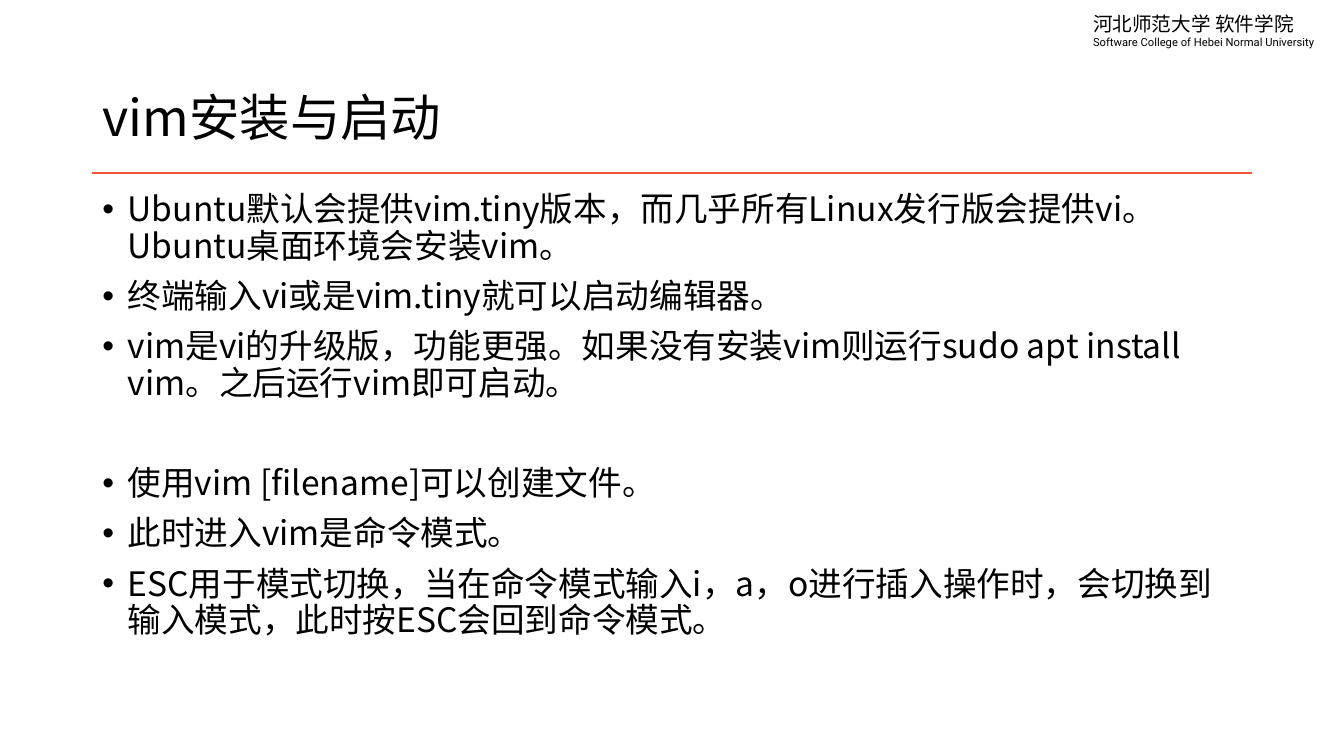
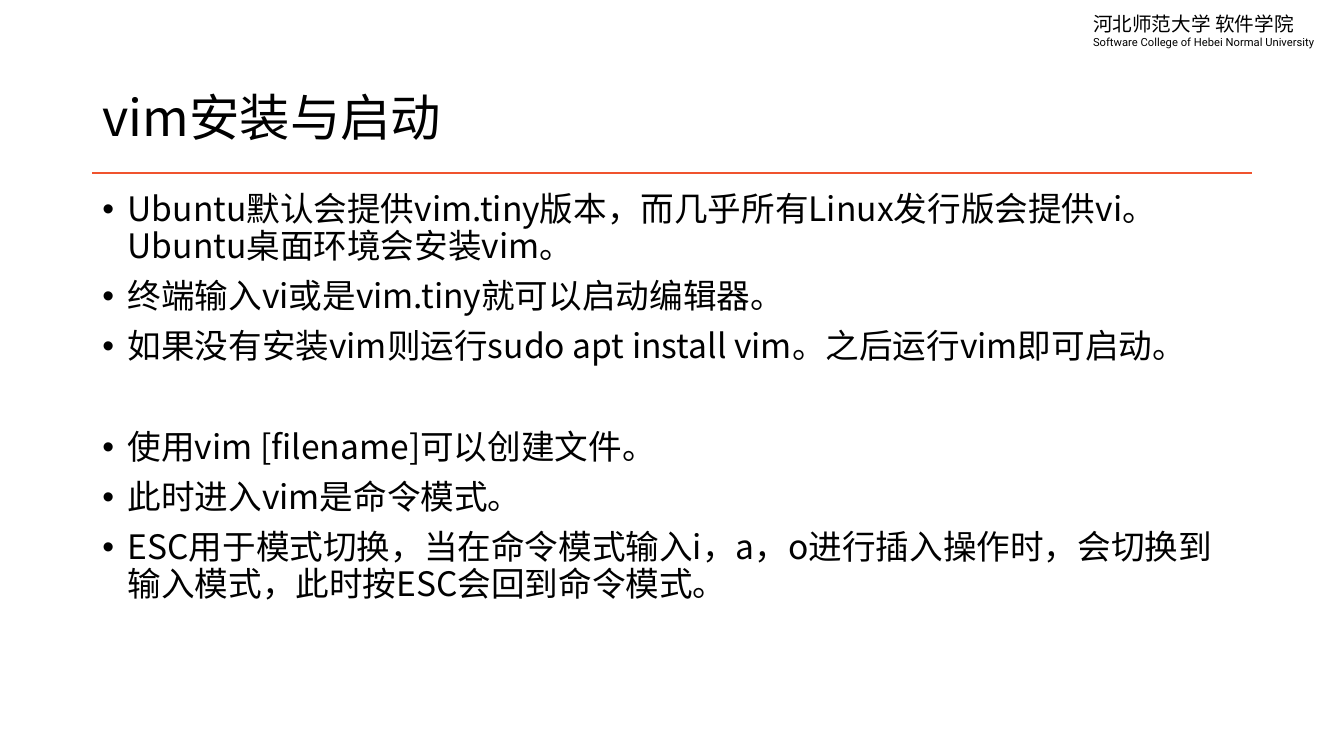
Before and after one commit to edu2act/course-linux-system, a slide deck: slide 5 of materials/slides/ch07-edit-file.pptx. Drawn at 1344x756 pixels with LibreOffice and Linux fonts; fonts in the diff are those of the drawing. Boxes give left, top, right and bottom in pixels: in the first picture for what was removed or moved away, otherwise in the second. Text is boxed around its words. In the diff, an @@ line names an element or a change of style, - is before the commit and + after.

```diff
--- a/materials/slides/ch07-edit-file.pptx
+++ b/materials/slides/ch07-edit-file.pptx
@@ text at box(128, 329, 1186, 366): text changed @@
-• vim是vi的升级版，功能更强。如果没有安装vim则运行sudo apt install vim。之后运行vim即可启动。
+• 如果没有安装vim则运行sudo apt install vim。之后运行vim即可启动。
```
Also in this commit, not shown: 1 other slide changed, 1 other file.
